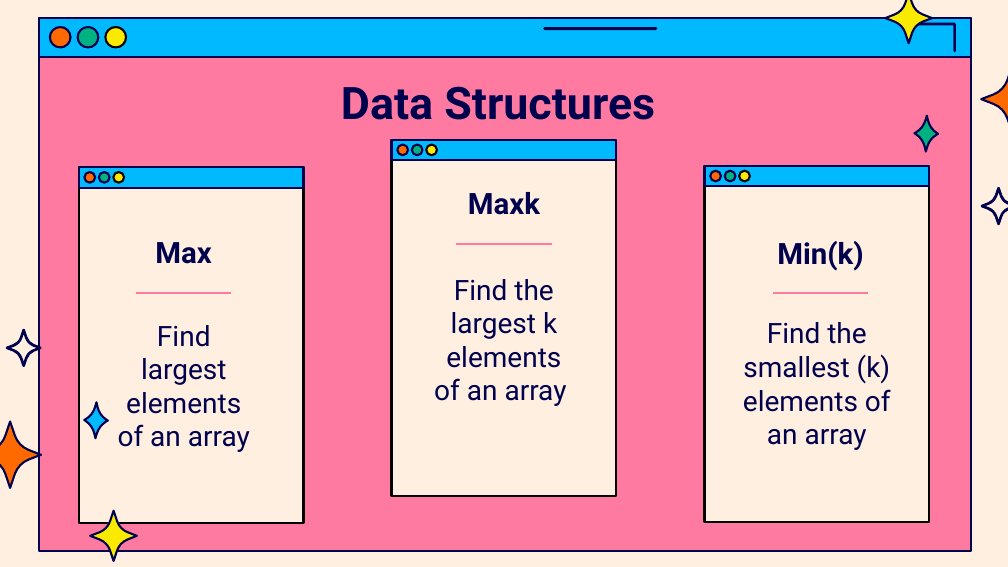
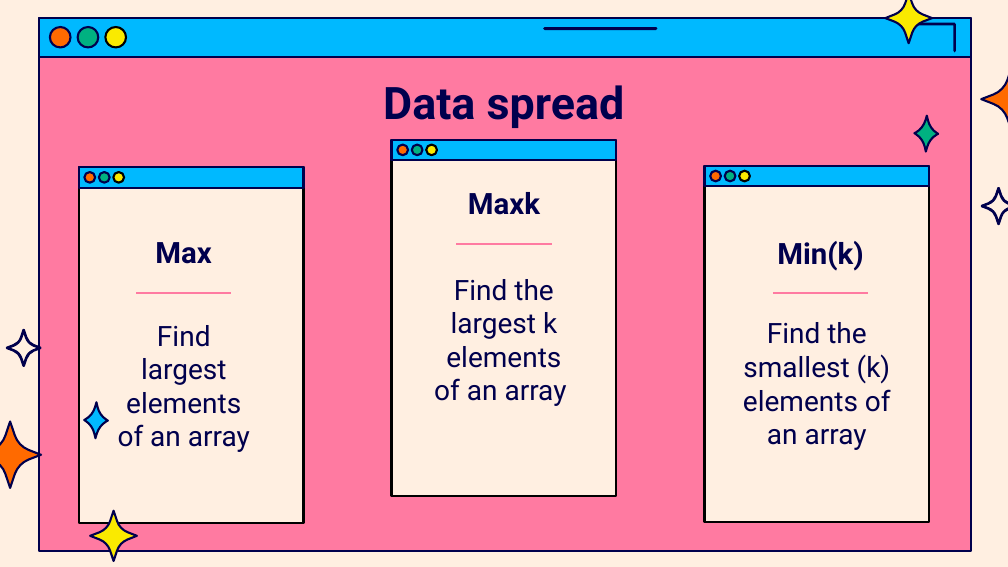
Before and after one commit to jasondsc/MATDRAB2MATFAB, a slide deck: slide 9 of slides/MATLAB_class_4.pptx. Drawn at 1008x567 pixels with LibreOffice and Linux fonts; fonts in the diff are those of the drawing. Boxes give left, top, right and bottom in pixels: in the first picture for what was removed or moved away, otherwise in the second. Text is boxed around its words. In the diff, an @@ line names an element or a change of style, - is before the commit and + after.

```diff
--- a/slides/MATLAB_class_4.pptx
+++ b/slides/MATLAB_class_4.pptx
@@ title at (x1=383, y1=85, x2=625, y2=128): text changed @@
-Data Structures
+Data spread
```
Also in this commit, not shown: 2 other slides changed.
